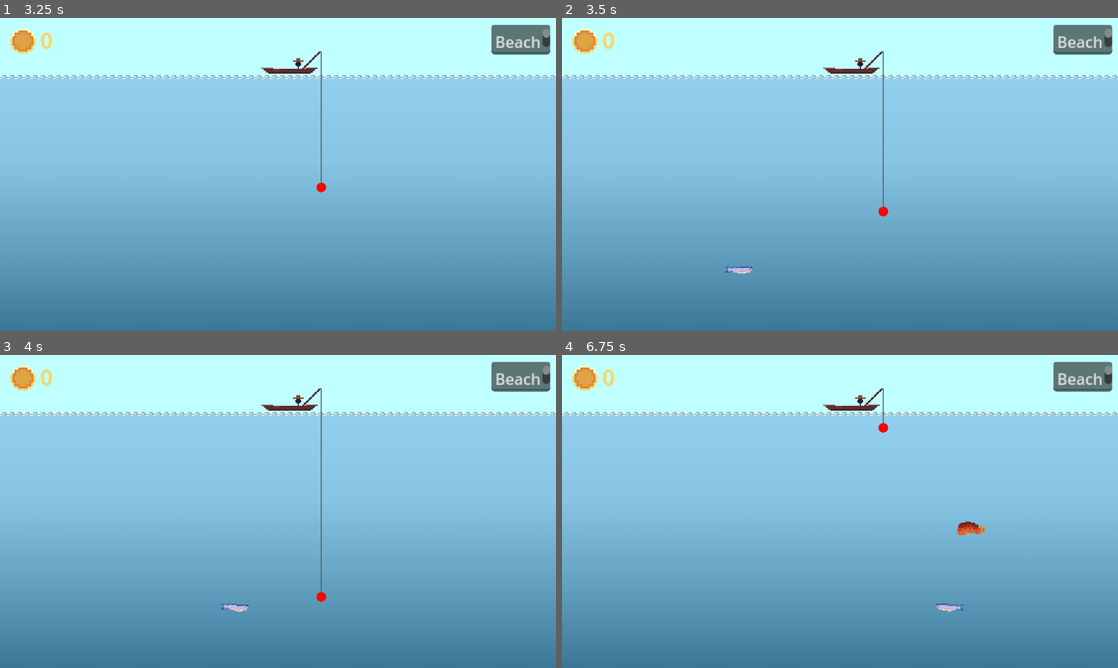
Above: before the commit, frames 1-4 (two rows, left to right).
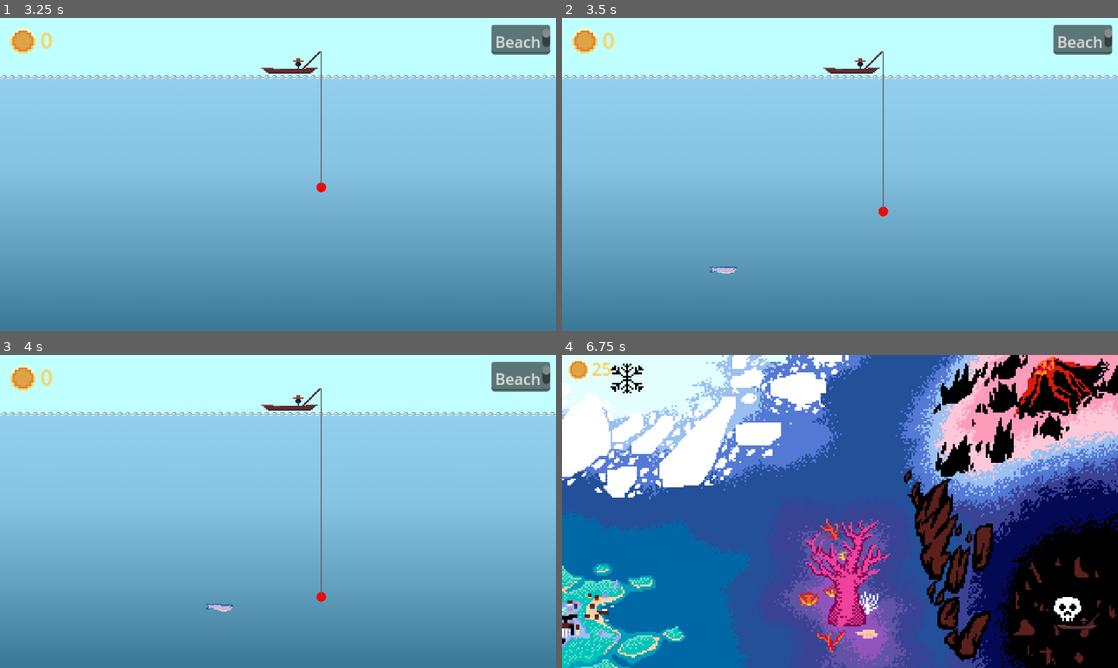
Above: after the commit, the same moments.

Repository: Gugaapo/fishing_game
Game: Godot game, scene res://scenes/main_menu.tscn
Two runs of this game, one before a commit and one after it. Both use one fixed random seed, a clock stepped at 60 frames per second and the inputs below.
Inputs (mouse positions are in pixels of both pictures, inside the frame that each line leads up to):
- Up to frame 1 (3.25 s): click "Events" at 0.5 s; click "Sail here" at 1.25 s; tap Enter (ui_accept) at 2, 2.27, 3.02 s; move the mouse to (400, 158) at 2.02 s; hold Right (ui_right) 2.03-2.78 s; tap Z (fish) at 2.1, 2.85 s; click (400, 158) at 2.17 s; move the mouse to (166, 190) at 2.77 s; hold Left (ui_left) from 2.78 s (still down)
- Up to frame 2 (3.5 s): keep holding Left (ui_left)
- Up to frame 3 (4 s): move the mouse to (333, 442) at 3.52 s; release Left (ui_left) at 3.53 s; hold Right (ui_right) from 3.53 s (still down); tap Z (fish) at 3.6 s
- Up to frame 4 (6.75 s): move the mouse to (812, 574) at 4.27 s; tap Z (fish) every 0.75 s from 4.35 to 6.6 s; click (812, 574) at 4.42 s; tap Enter (ui_accept) at 4.52, 5.27, 6.02 s; move the mouse to (1006, 558) at 5.02 s; release Right (ui_right) at 5.03 s; hold Left (ui_left) from 5.03 s (still down); move the mouse to (673, 464) at 5.77 s; move the mouse to (867, 511) at 6.52 s; click (867, 511) at 6.67 s

Frame 1 is identical in both runs. In frame 2, 0.1% of the frame differs, in the area x 26-35%, y 79-82%; in frame 3, 0.1%; in frame 4, 98%, in the area x 0-100%, y 0-100%.

Commit message:
event menu sfx

Diff:
--- a/scenes/Events_scene/EventSelectionNode.tscn
+++ b/scenes/Events_scene/EventSelectionNode.tscn
@@ -10,6 +10,7 @@
 [ext_resource type="Texture2D" uid="uid://crp6aghxupmtx" path="res://assets/sprites/PaperUI.png" id="5_58p1c"]
 [ext_resource type="Texture2D" uid="uid://dbo5e2i8fsoev" path="res://assets/fantasy_pixelart_ui/sliders/silver_slider_empty.png" id="5_v18j5"]
 [ext_resource type="Texture2D" uid="uid://bv2gxwejh4rbb" path="res://assets/Complete_UI_Book_Styles_Pack_Free_v1.0/01_TravelBookLite/Sprites/UI_TravelBook_Frame01a.png" id="6_43ibd"]
+[ext_resource type="AudioStream" uid="uid://cospfqyy1csub" path="res://assets/sfx/sfx_UIButton1.wav" id="7_g0yrr"]
 
 [sub_resource type="StyleBoxTexture" id="StyleBoxTexture_eji48"]
 texture = ExtResource("3_1dede")
@@ -88,6 +89,9 @@
 theme_override_styles/pressed = SubResource("StyleBoxTexture_hqb2q")
 text = "Sail here"
 
+[node name="AudioStreamPlayer2D" type="AudioStreamPlayer2D" parent="Inner/Baseplate/Meio/InnerBackground/Botão_Embaixo/SailButton"]
+stream = ExtResource("7_g0yrr")
+
 [node name="Icon_frame" type="TextureRect" parent="Inner/Baseplate/Meio/InnerBackground"]
 layout_mode = 0
 offset_left = 26.0
@@ -154,3 +158,5 @@
 text = "The Strong Tide"
 horizontal_alignment = 1
 vertical_alignment = 1
+
+[connection signal="pressed" from="Inner/Baseplate/Meio/InnerBackground/Botão_Embaixo/SailButton" to="Inner/Baseplate/Meio/InnerBackground/Botão_Embaixo/SailButton/AudioStreamPlayer2D" method="play"]
--- a/scripts/event_scripts/events.gd
+++ b/scripts/event_scripts/events.gd
@@ -68,31 +68,17 @@
 	return null
 
 func _on_sail_button_pressed() -> void:
+	# optional tiny delay to let SFX start
+	await get_tree().process_frame
+	await get_tree().create_timer(0.12).timeout
+
 	var lvl := Globals.current_level
-	var lvl_path : String
+	var lvl_path: String
 	match lvl:
-		"beach":
-			lvl_path = beach_path
-			print("Level is beach")
-			# do beach-specific logic here
-		"ice":
-			lvl_path = ice_path
-			print("Level is ice")
-			# do ice-specific logic here
-		"volcano":
-			lvl_path = volcano_path
-			print("Level is volcano")
-			# do volcano-specific logic here
-		"coral":
-			lvl_path = coral_path
-			print("Level is coral")
-			# do coral-specific logic here
-		"abyss":
-			lvl_path = abyss_path
-			print("Level is abyss")
-			# do abyss-specific logic here
-		_:
-			lvl_path = beach_path
-			print("Unknown level:", lvl)
-	print("Loading:", lvl_path, " | Event:", Globals.current_event)
+		"beach":   lvl_path = beach_path
+		"ice":     lvl_path = ice_path
+		"volcano": lvl_path = volcano_path
+		"coral":   lvl_path = coral_path
+		"abyss":   lvl_path = abyss_path
+		_:         lvl_path = beach_path
 	get_tree().change_scene_to_file(lvl_path)
Not shown, added: assets/sfx/sfx_UIButton1.wav.import
Not shown, added: assets/sfx/sfx_UIButton2.wav.import
Not shown, added: assets/sfx/sfx_bigBubble1.wav.import
Not shown, added: assets/sfx/sfx_bigBubble2.wav.import
Not shown, added: assets/sfx/sfx_bubblePop.wav.import
Not shown, added: assets/sfx/sfx_buyingItem.wav.import
Not shown, added: assets/sfx/sfx_catchingFish1.wav.import
Not shown, added: assets/sfx/sfx_catchingFish2.wav.import
Not shown, added: assets/sfx/sfx_colectingFish.wav.import
Not shown, added: assets/sfx/sfx_fishEscaping.wav.import
Not shown: 1 places in scenes/Events_scene/EventSelectionNode.tscn that only renumber resources
